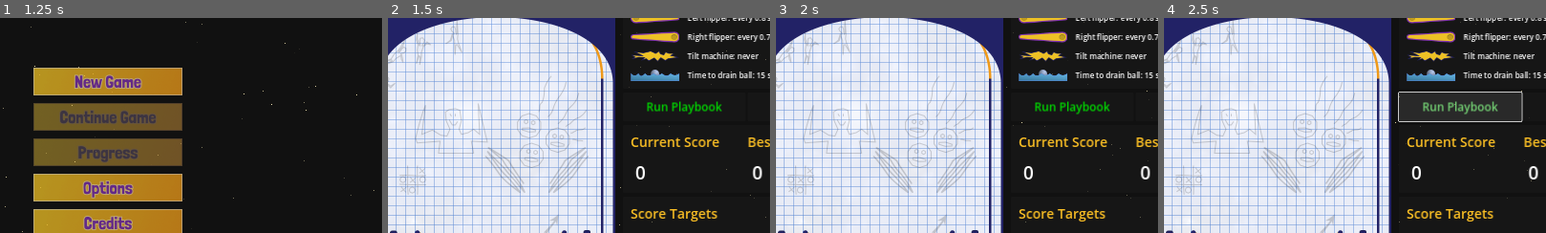
Above: before the commit, frames 1-4 (left to right).
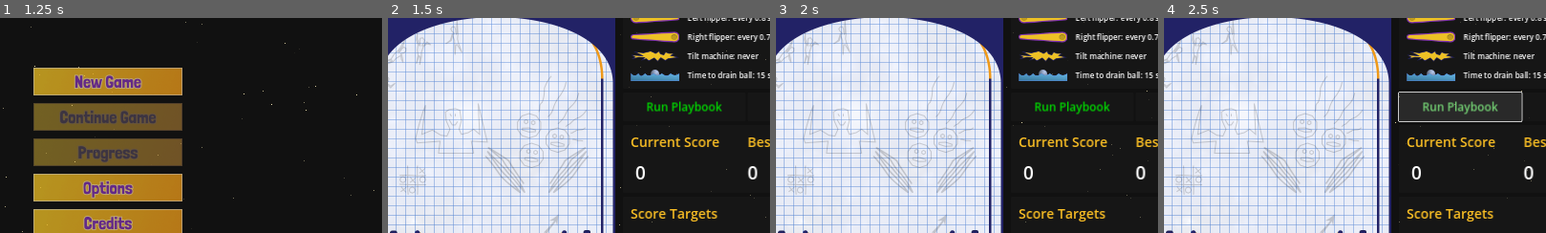
Above: after the commit, the same moments.

Repository: pincrediball/pincrediball
Game: Godot game, scene res://main.tscn
The game is run twice, just before and just after one commit, with the same random seed, the same clock (stepped at 60 frames per second) and the same inputs. Sound files missing from this copy of the repository are replaced by a short silence.
Inputs (mouse positions are % of the whole screen's width and height, from its top left):
- Up to frame 1 (1.25 s): click (50, 29) at 0.5 s
- Up to frame 2 (1.5 s): click (50, 29) at 1.25 s
- Up to frame 3 (2 s): no input
- Up to frame 4 (2.5 s): click "Run Playbook" at 2 s
The pictures show only the part of the screen within x 36-86%, y 15-65%; the shares and areas given below are measured in that part.

Frame 1 is identical in both runs. In frame 2, 0.2% of the frame differs, in the area x 94-98%, y 68-76%; in frame 3, 0.2%; in frame 4, 0.2%.

Commit message:
Progress viewing enhancements

Diff:
--- a/src/game/core/medals.gd
+++ b/src/game/core/medals.gd
@@ -8,6 +8,6 @@
 
 func _load_current_playbook():
 	var data = GameStore.get_current_medal_targets()
-	%LabelGold.text = "🥇 %s points" % data.gold
-	%LabelSilver.text = "🥈 %s points" % data.silver
-	%LabelBronze.text = "🥉 %s points" % data.bronze
+	%LabelGold.text = "🥇 %s points" % Scoring.format_score(data.gold)
+	%LabelSilver.text = "🥈 %s points" % Scoring.format_score(data.silver)
+	%LabelBronze.text = "🥉 %s points" % Scoring.format_score(data.bronze)
--- a/src/game/core/score.gd
+++ b/src/game/core/score.gd
@@ -37,7 +37,7 @@
 
 
 func _set_high_score(to: int):
-	%HighScoreLabel.text = "%s %s" % [_format_medal(to), Scoring.format_score(to)]
+	%HighScoreLabel.text = "%s%s" % [_format_medal(to), Scoring.format_score(to)]
 	if to > _last_known_high_score:
 		get_tree().create_timer(0.5).timeout.connect(_celebrate_high_score)
 	_last_known_high_score = to
@@ -51,10 +51,10 @@
 
 func _format_medal(score: int) -> String:
 	if score >= _medal_data.gold:
-		return "🥇"
+		return "🥇 "
 	elif score >= _medal_data.silver:
-		return "🥈"
+		return "🥈 "
 	elif score >= _medal_data.bronze:
-		return "🥉"
+		return "🥉 "
 	else:
 		return ""
--- a/src/game/tutorial/stage_data.json
+++ b/src/game/tutorial/stage_data.json
@@ -8,12 +8,12 @@
 		{ "level": 6, "max_run_time": 60, "plunge_delay": 0.4, "flipper_left_interval": 0.8, "flipper_right_interval": 0.7 }
 	],
 	"medal_targets": [
-		{ "level": 1, "bronze":  25, "silver":  50, "gold":  100 },
-		{ "level": 2, "bronze":  50, "silver":  75, "gold":  150 },
-		{ "level": 3, "bronze":  75, "silver": 100, "gold":  175 },
-		{ "level": 4, "bronze": 125, "silver": 175, "gold":  250 },
-		{ "level": 5, "bronze": 200, "silver": 275, "gold":  400 },
-		{ "level": 6, "bronze": 300, "silver": 500, "gold": 1000 }
+		{ "level": 1, "bronze":  25, "silver":  50, "gold":  100, "title": "Bumping" },
+		{ "level": 2, "bronze":  50, "silver":  75, "gold":  150, "title": "Bumping some more" },
+		{ "level": 3, "bronze":  75, "silver": 100, "gold":  175, "title": "Wall's that?!" },
+		{ "level": 4, "bronze": 125, "silver": 175, "gold":  250, "title": "Blue pills" },
+		{ "level": 5, "bronze": 200, "silver": 275, "gold":  400, "title": "Gate One" },
+		{ "level": 6, "bronze": 300, "silver": 500, "gold": 1000, "title": "Gate Trio" }
 	],
 	"toolbox_items": [
 		{ "unlocks_at": 1, "component_id": "bumper_circle", "title": "Bumper (circle)", "description": "Scores points each time when it's bumped. Tip: Place it in the path of the ball that will be launched." },
--- a/src/menu/progress.gd
+++ b/src/menu/progress.gd
@@ -2,12 +2,15 @@
 
 const STAGES := [
 	"Tutorial",
-	"Stage 1 (to be released!)",
-	"Stage 2 (to be released!)",
-	"Stage 3 (to be released!)",
+	"Newbie Stage",
+	"Normie Stage",
+	"Nasty Stage",
+	"Nightmare Stage"
 ]
 
 const ProgressRow = preload("res://menu/progress_row.tscn")
+
+var _stage_shown_index := 0
 
 
 func _on_back_button_pressed():
@@ -26,3 +29,30 @@
 			var row = ProgressRow.instantiate()
 			row.progress_for_level = progress_for_level
 			%ProgressionRows.add_child(row)
+
+	_switch_to_stage(0)
+
+
+func _switch_to_stage(index):
+	if index != _stage_shown_index:
+		$StageSwapAnimationPlayer.play("progression_rows_fade_out")
+		await $StageSwapAnimationPlayer.animation_finished
+		%StageLabel.text = STAGES[index]
+		%ButtonPreviousStage.disabled = index == 0
+		%ButtonNextStage.disabled = index == (len(STAGES) - 1)
+		%ProgressionRows.visible = index == 0
+		%StageEmptyContainer.visible = index != 0
+		$StageSwapAnimationPlayer.play_backwards("progression_rows_fade_out")
+		_stage_shown_index = index
+
+
+func _on_button_next_stage_pressed():
+	Audio.play_menu_button_sound_next()
+	if _stage_shown_index < len(STAGES) - 1:
+		_switch_to_stage(_stage_shown_index + 1)
+
+
+func _on_button_previous_stage_pressed():
+	Audio.play_menu_button_sound_back()
+	if _stage_shown_index > 0:
+		_switch_to_stage(_stage_shown_index - 1)
--- a/src/menu/progress.tscn
+++ b/src/menu/progress.tscn
@@ -12,6 +12,51 @@
 shader = ExtResource("1_162qt")
 shader_parameter/base_scroll_speed = 40.0
 
+[sub_resource type="Animation" id="Animation_j3scs"]
+resource_name = "progression_rows_fade_out"
+length = 0.2
+tracks/0/type = "value"
+tracks/0/imported = false
+tracks/0/enabled = true
+tracks/0/path = NodePath("CenterContainer/VBoxContainer/ProgressionRows:modulate")
+tracks/0/interp = 1
+tracks/0/loop_wrap = true
+tracks/0/keys = {
+"times": PackedFloat32Array(0, 0.2),
+"transitions": PackedFloat32Array(1, 2.54912),
+"update": 0,
+"values": [Color(1, 1, 1, 1), Color(1, 1, 1, 0)]
+}
+tracks/1/type = "value"
+tracks/1/imported = false
+tracks/1/enabled = true
+tracks/1/path = NodePath("CenterContainer/VBoxContainer/HBoxContainer/StageLabel:modulate")
+tracks/1/interp = 1
+tracks/1/loop_wrap = true
+tracks/1/keys = {
+"times": PackedFloat32Array(0, 0.2),
+"transitions": PackedFloat32Array(1, 2.37841),
+"update": 0,
+"values": [Color(1, 1, 1, 1), Color(1, 1, 1, 0)]
+}
+tracks/2/type = "value"
+tracks/2/imported = false
+tracks/2/enabled = true
+tracks/2/path = NodePath("CenterContainer/VBoxContainer/StageEmptyContainer:modulate")
+tracks/2/interp = 1
+tracks/2/loop_wrap = true
+tracks/2/keys = {
+"times": PackedFloat32Array(0, 0.2),
+"transitions": PackedFloat32Array(1, 2.54912),
+"update": 0,
+"values": [Color(1, 1, 1, 1), Color(1, 1, 1, 0)]
+}
+
+[sub_resource type="AnimationLibrary" id="AnimationLibrary_e6i1v"]
+_data = {
+"progression_rows_fade_out": SubResource("Animation_j3scs")
+}
+
 [node name="Progress" type="Control"]
 layout_mode = 3
 anchors_preset = 15
@@ -51,27 +96,33 @@
 size_flags_horizontal = 4
 theme_override_constants/separation = 48
 
-[node name="ButtonPreviouisStage" type="Button" parent="CenterContainer/VBoxContainer/HBoxContainer"]
+[node name="ButtonPreviousStage" type="Button" parent="CenterContainer/VBoxContainer/HBoxContainer"]
+unique_name_in_owner = true
 layout_mode = 2
 theme_override_font_sizes/font_size = 48
 disabled = true
 text = "    ◀    "
 
-[node name="Label" type="Label" parent="CenterContainer/VBoxContainer/HBoxContainer"]
+[node name="StageLabel" type="Label" parent="CenterContainer/VBoxContainer/HBoxContainer"]
+unique_name_in_owner = true
+custom_minimum_size = Vector2(860, 0)
 layout_mode = 2
 theme_override_colors/font_color = Color(0.658824, 0.333333, 0.968627, 1)
 theme_override_colors/font_outline_color = Color(0.847059, 0.705882, 0.996078, 1)
 theme_override_constants/outline_size = 8
 theme_override_font_sizes/font_size = 96
 text = "Tutorial Stage"
+horizontal_alignment = 1
 
 [node name="ButtonNextStage" type="Button" parent="CenterContainer/VBoxContainer/HBoxContainer"]
+unique_name_in_owner = true
 layout_mode = 2
 theme_override_font_sizes/font_size = 48
 text = "    ▶    "
 
 [node name="ProgressionRows" type="VBoxContainer" parent="CenterContainer/VBoxContainer"]
 unique_name_in_owner = true
+custom_minimum_size = Vector2(0, 420)
 layout_mode = 2
 size_flags_horizontal = 4
 
@@ -95,6 +146,27 @@
 
 [node name="ProgressRow7" parent="CenterContainer/VBoxContainer/ProgressionRows" instance=ExtResource("2_j6hh4")]
 layout_mode = 2
+
+[node name="StageEmptyContainer" type="CenterContainer" parent="CenterContainer/VBoxContainer"]
+unique_name_in_owner = true
+visible = false
+custom_minimum_size = Vector2(0, 420)
+layout_mode = 2
+size_flags_vertical = 3
+
+[node name="RichTextLabel" type="RichTextLabel" parent="CenterContainer/VBoxContainer/StageEmptyContainer"]
+custom_minimum_size = Vector2(800, 300)
+layout_mode = 2
+bbcode_enabled = true
+text = "[center]
+
+[font_size=48][b]UNDER CONSTRUCTION[/b][/font_size]
+
+Pincrediball is not yet fully finished! Want to let us know
+that we should finish the game and build more stages?
+
+Go to [url]https://pincrediball.com[/url] to find out more!
+[/center]"
 
 [node name="MarginContainer" type="MarginContainer" parent="."]
 layout_mode = 1
@@ -121,5 +193,12 @@
 texture_hover = ExtResource("6_bd6ir")
 texture_disabled = ExtResource("7_tr1c7")
 
+[node name="StageSwapAnimationPlayer" type="AnimationPlayer" parent="."]
+libraries = {
+"": SubResource("AnimationLibrary_e6i1v")
+}
+
 [connection signal="visibility_changed" from="." to="." method="_on_visibility_changed"]
+[connection signal="pressed" from="CenterContainer/VBoxContainer/HBoxContainer/ButtonPreviousStage" to="." method="_on_button_previous_stage_pressed"]
+[connection signal="pressed" from="CenterContainer/VBoxContainer/HBoxContainer/ButtonNextStage" to="." method="_on_button_next_stage_pressed"]
 [connection signal="pressed" from="MarginContainer/BackButton" to="." method="_on_back_button_pressed"]
--- a/src/menu/progress_row.gd
+++ b/src/menu/progress_row.gd
@@ -9,7 +9,7 @@
 	set(value):
 		progress_for_level = value
 		%LabelLevel.text = "Level %s" % value.level
-		%LabelScore.text = Scoring.format_score(value.high_score)
+		%LabelScore.text = "Personal best: %s" % Scoring.format_score(value.high_score)
 		%LabelBronze.modulate = MODULATE_EMPHASIS if value.medals > 0 else MODULATE_NORMAL
 		%LabelSilver.modulate = MODULATE_EMPHASIS if value.medals > 1 else MODULATE_NORMAL
 		%LabelGold.modulate = MODULATE_EMPHASIS if value.medals > 2 else MODULATE_NORMAL
--- a/src/menu/progress_row.tscn
+++ b/src/menu/progress_row.tscn
@@ -22,16 +22,11 @@
 
 [node name="LabelLevel" type="Label" parent="HBoxContainer/TextureRectLevel"]
 unique_name_in_owner = true
-layout_mode = 1
-anchors_preset = 8
-anchor_left = 0.5
-anchor_top = 0.5
-anchor_right = 0.5
-anchor_bottom = 0.5
-offset_left = -30.5
-offset_top = -13.0
-offset_right = 30.5
-offset_bottom = 13.0
+layout_mode = 2
+offset_left = 106.0
+offset_top = 5.5
+offset_right = 194.0
+offset_bottom = 42.5
 grow_horizontal = 2
 grow_vertical = 2
 theme_override_colors/font_color = Color(0, 0, 0, 1)
Not shown: 1 places in src/menu/progress.tscn that only renumber resources
